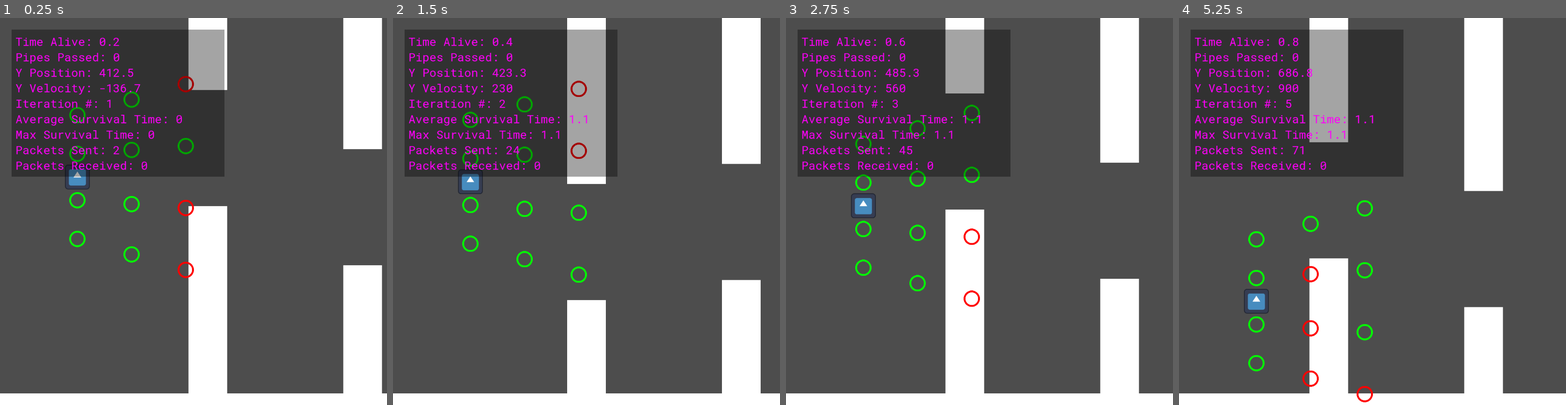
Above: before the commit, frames 1-4 (left to right).
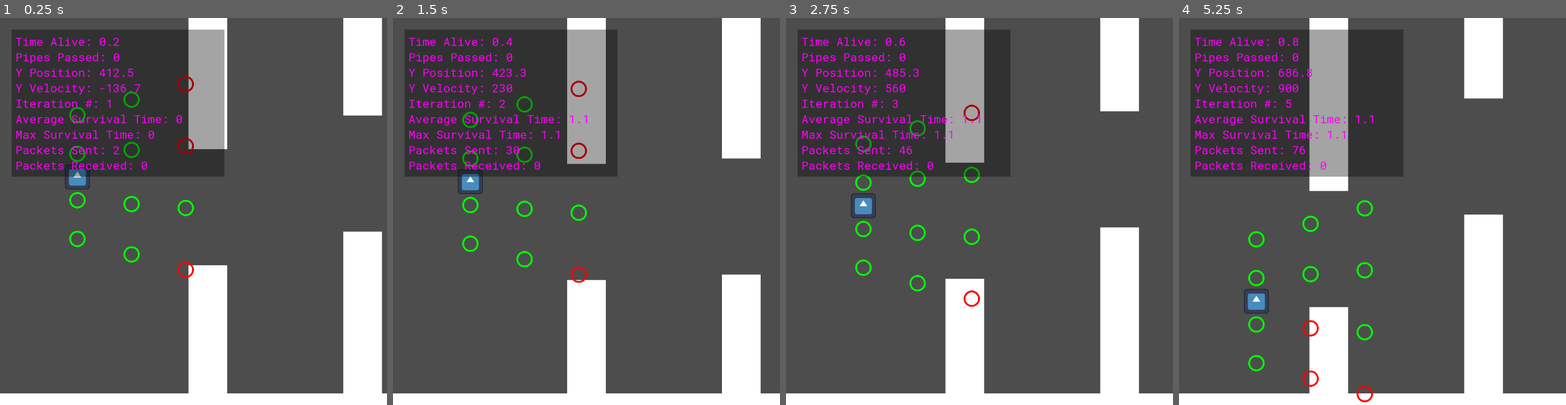
Above: after the commit, the same moments.

Repository: rosejoshua/FlappyML
Game: Godot game, scene res://main.tscn
Same seed, same stepped clock (60 frames per second), same inputs: the game is played once before the commit and once after it. The engine's default icon, where the game draws it, is replaced by a stand-in: a white triangle on a blue panel in a dark square.
Inputs:
- Up to frame 1 (0.25 s): no input
- Up to frame 2 (1.5 s): tap Enter (ui_accept) at 0.5, 0.77 s
- Up to frame 3 (2.75 s): tap Enter (ui_accept) at 1.52 s
- Up to frame 4 (5.25 s): tap Enter (ui_accept) at 3.02, 3.77, 4.52 s

The runs differ from the first frame. In frame 1, 5.0% of the frame differs, in the area x 45-99%, y 18-64%; in frame 2, 1.4%; in frame 3, 6.3%; in frame 4, 7.5%, in the area x 31-84%, y 20-75%.

Commit message:
communication between website and godot instances thru UDP server for killing Agents by closing on either end

Diff:
--- a/Player.gd
+++ b/Player.gd
@@ -48,9 +48,11 @@
 var iteration_decisions:Dictionary
 var packets_sent
 var packets_received
-
+var id
 
 func _ready():
+	id = rng.randi_range(1,999999)
+	get_window().title += " - id:" + str(id)
 	packets_sent = 0
 	packets_received = 0
 	pipe_gap = START_PIPE_GAP
@@ -75,15 +77,19 @@
 	velocity.y = JUMP_VELOCITY
 
 func send_state_and_hypothesis_udp(update):
-	$UdpClient.send_msg("0," + update)
+	$UdpClient.send_msg("0," + update + "," + str(id))
 	packets_sent += 1
 
 func send_state_timelived_jumped(state:String, timelived:float, jumped:bool):
-	$UdpClient.send_msg("1," + state + "," + str(timelived) +"," + str(jumped))
+	$UdpClient.send_msg("1," + state + "," + str(timelived) +"," + str(jumped) + "," + str(id))
 	packets_sent += 1
 
 func send_time_lived():
-	$UdpClient.send_msg("2," + str(time_alive))
+	$UdpClient.send_msg("2," + str(time_alive) + "," + str(id))
+	packets_sent += 1
+
+func send_dead_notice():
+	$UdpClient.send_msg("3," + str(id))
 	packets_sent += 1
 
 func make_jump_decision() -> bool:
@@ -154,6 +160,15 @@
 func notify_collision():
 	die()
 
+func kill_app():
+	send_dead_notice()
+	get_tree().quit() # default behavior
+
+func _notification(what):
+	if what == NOTIFICATION_WM_CLOSE_REQUEST:
+		send_dead_notice()
+		get_tree().quit() # default behavior
+
 func update_hud():
 	$HUD/PipesPassed.text = NUM_PIPES_TXT + str(pipes_passed)
 	if can_update_doubles:
@@ -190,7 +205,12 @@
 		if message[0] == "_":
 			packets_received += 1
 			var arr = message.split(",")
-			states_and_hypotheses[arr[1]] = float(arr[2])
+			if arr[0] == "_1":
+				states_and_hypotheses[arr[1]] = float(arr[2])
+			elif arr[0] == "_2":
+				if arr[1] == str(id):
+					kill_app()
+
 	# Add the gravity.
 	velocity.y += gravity * delta
 	velocity.y = clampf(velocity.y, -MAX_Y_VELOCITY, MAX_Y_VELOCITY)
Not shown, changed: python/flsksvr.py
Not shown, changed: python/server.py
Not shown, added: python/templates/agent.html
Not shown, added: python/templates/body.html
Not shown, changed: python/templates/index.html
